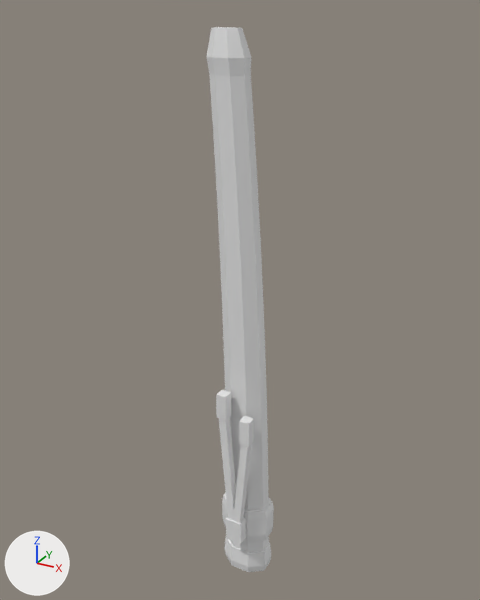
An edit to the OBJ model src/main/resources/assets/clashweave/models/sheath_empty.obj, drawn before and after from the same camera.
Rendered twice from a 50 mm camera at (0.605, -1.141, 1.283) aimed at (-0.032, 0.017, 0.704). Lighting does not change. The marker at lower left points along +X, +Y and +Z. The older version comes first. Where no turn or scale is listed for an object, it has been applied to the vertices.

Script lines for the objects in view, before the commit:
```python
me_saya = bpy.data.meshes.new('saya')
me_saya.from_pydata(...)  # 208 vertices, 380 faces; spans x -0.087..0.061, y -0.072..0.046, z 0.0..1.25
ob_saya = bpy.data.objects.new('saya', me_saya)
ob_saya.location = (0.0, 0.0, 0.0)
```
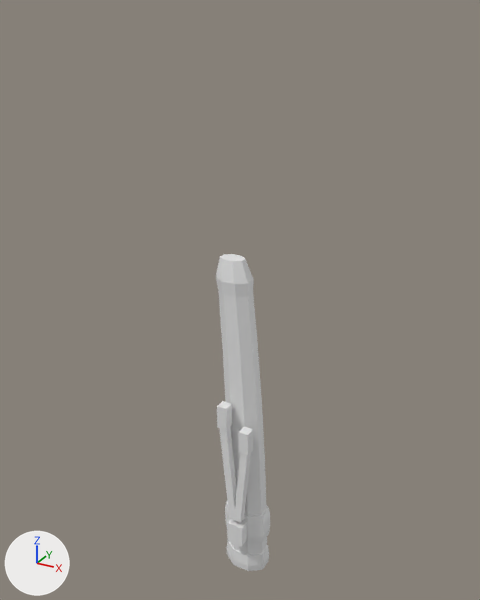
What the commit changed:
me_saya is used by ob_saya; location (0.0, 0.0, 0.0).
me_saya had 208 vertices, 380 faces and spanned x -0.087..0.061, y -0.072..0.046, z 0.0..1.25.
me_saya now has 208 vertices, 380 faces and spans x -0.075..0.053, y -0.066..0.04, z 0.0..0.806.
me_saya part 1: the loose piece of 24 vertices spanning x -0.087..-0.005, y -0.031..0.031, z 1.17..1.25 is scaled about its middle by (0.962, 0.932, 0.934), then moved by (0.01, 0.0, -0.441).
me_saya part 2: the loose piece of 8 vertices spanning x -0.021..0.019, y -0.072..-0.048, z 0.115..0.175 is scaled about its middle by (1, 1, 0.933), then moved by (0.0, 0.006, -0.015).
me_saya part 3: the loose piece of 8 vertices spanning x -0.044..-0.02, y -0.068..-0.044, z 0.448..0.508 is scaled about its middle by (1, 1, 0.933), then moved by (-0.002, 0.006, -0.032).
me_saya part 4: the loose piece of 8 vertices spanning x 0.013..0.037, y -0.068..-0.044, z 0.398..0.458 is scaled about its middle by (1, 1, 0.933), then moved by (-0.005, 0.006, -0.032).
me_saya part 5: 152 of 208 vertices moved; they spanned x -0.084..0.061, y -0.069..0.046, z 0.0..1.2 and now span x -0.071..0.053, y -0.063..0.04, z 0.0..0.756; mean shift (0.002, 0.0, -0.133); largest move (-0.084, 0.012, 1.2) -> (-0.071, 0.011, 0.756).
Other edits to the shape of me_saya do not show in these pictures.

Where the change shows, as pixel boxes (x1, y1, x2, y2) in the pictures (480 x 600 px; the box of a moved part takes in the faces that stretch with it):
'saya', reshaped (20% narrower, 42% shorter): before (206, 27, 274, 572); after (216, 254, 270, 571)
part 1 of me_saya, moved or reshaped: before (206, 27, 251, 76); after (216, 254, 254, 297)
part 2 of me_saya, moved or reshaped: before (226, 517, 246, 544); after (227, 519, 247, 547)
part 3 of me_saya, moved or reshaped: before (216, 390, 231, 421); after (217, 401, 232, 430)
part 4 of me_saya, moved or reshaped: before (239, 416, 254, 447); after (238, 427, 253, 456)
part 5 of me_saya, moved or reshaped: before (209, 74, 274, 572); after (218, 290, 270, 571)
